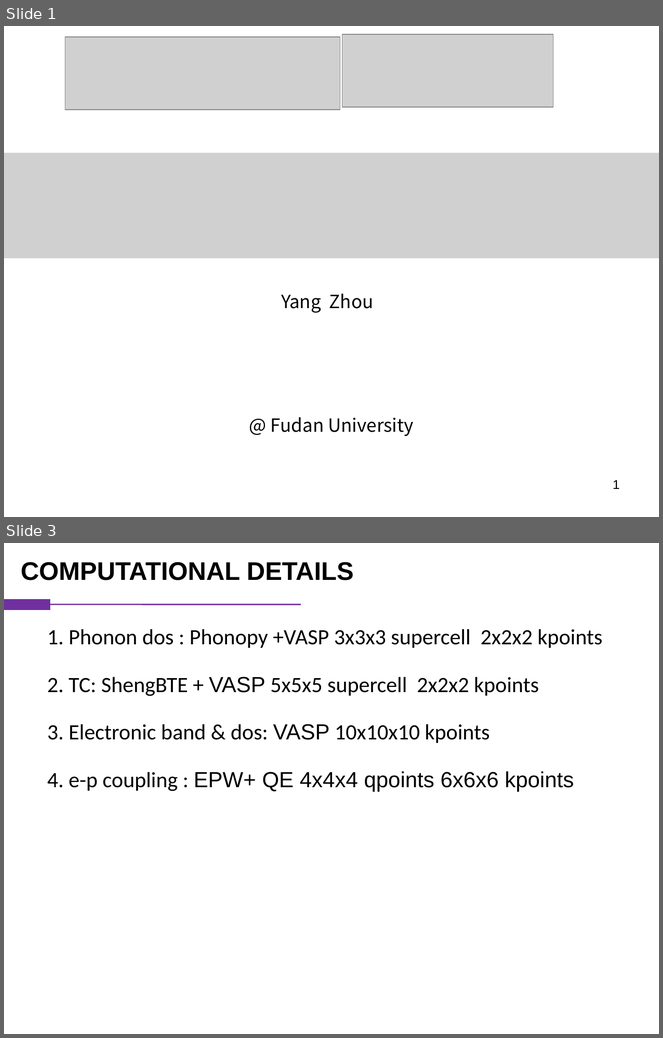
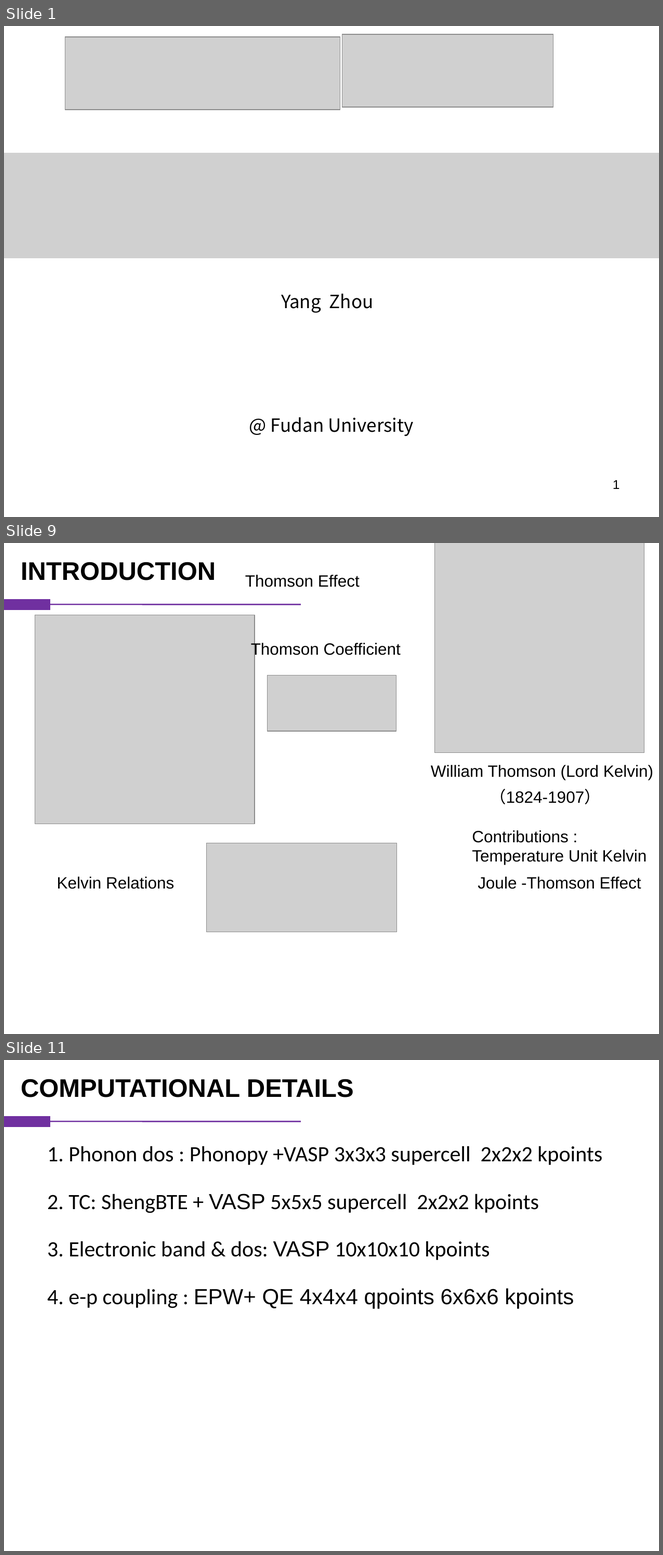
Before and after one commit to vanceeasleaf/paper_bi4i4, a slide deck: bi4i4.pptx. Shown one above the other, each under a label of ours: slides 1 and 3 before the commit, slides 1, 9 and 11 after it; the slides between them are not shown. The pictures are 663x1038 and 663x1555 pixels, drawn with LibreOffice and Linux fonts; fonts in the diff are those of the drawing; grey boxes stand for pictures. Boxes give left, top, right and bottom in pixels: in the first picture for what was removed or moved away, otherwise in the second. Text is boxed around its words. In the diff, an @@ line names an element or a change of style, - is before the commit and + after.

```diff
--- a/bi4i4.pptx
+++ b/bi4i4.pptx
@@ slide 9 added at (4, 543, 659, 1034), background #FFFFFF @@
@@ picture added at (435, 543, 644, 753) @@
@@ text added at (21, 562, 216, 580), 28 pt, text #000000, bold @@
+INTRODUCTION
@@ text added at (245, 575, 360, 587), 18 pt, text #000000 @@
+Thomson Effect
@@ rectangle added at (4, 599, 50, 610), fill #7030A0, outline #7030A0 0.75 pt @@
@@ line added from (301, 604) to (50, 604), #7030A0 1.5 pt @@
@@ picture added at (35, 615, 254, 824) @@
@@ text added at (251, 642, 401, 658), 18 pt, text #000000 @@
+Thomson Coefficient
@@ picture added at (268, 676, 397, 731) @@
@@ text added at (431, 765, 653, 780), 18 pt, text #000000 @@
+William Thomson (Lord Kelvin)
@@ text added at (490, 789, 601, 805), 18 pt, text #000000 @@
+（1824-1907）
@@ text added at (472, 831, 647, 865), 18 pt, text #000000 @@
+Contributions :
+Temperature Unit Kelvin
@@ picture added at (206, 843, 397, 932) @@
@@ text added at (57, 877, 174, 889), 18 pt, text #000000 @@
+Kelvin Relations
@@ text added at (478, 877, 642, 889), 18 pt, text #000000 @@
+Joule -Thomson Effect
@@ what was slide 3 is now slide 11 @@
```
Also in this commit, not shown: 1 slide changed, 7 other slides added.
